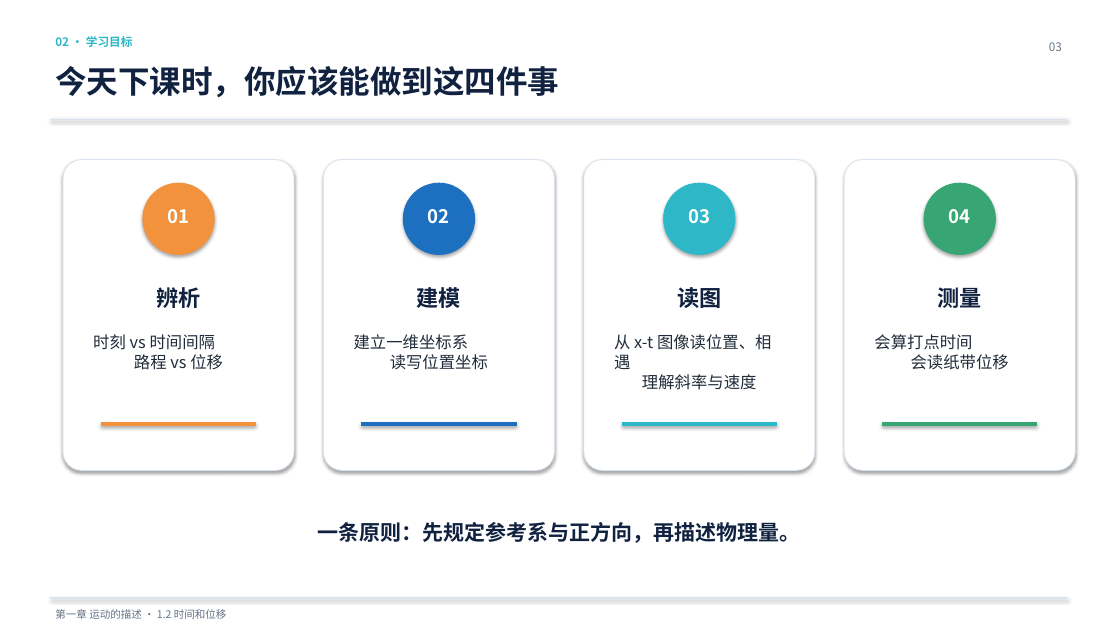
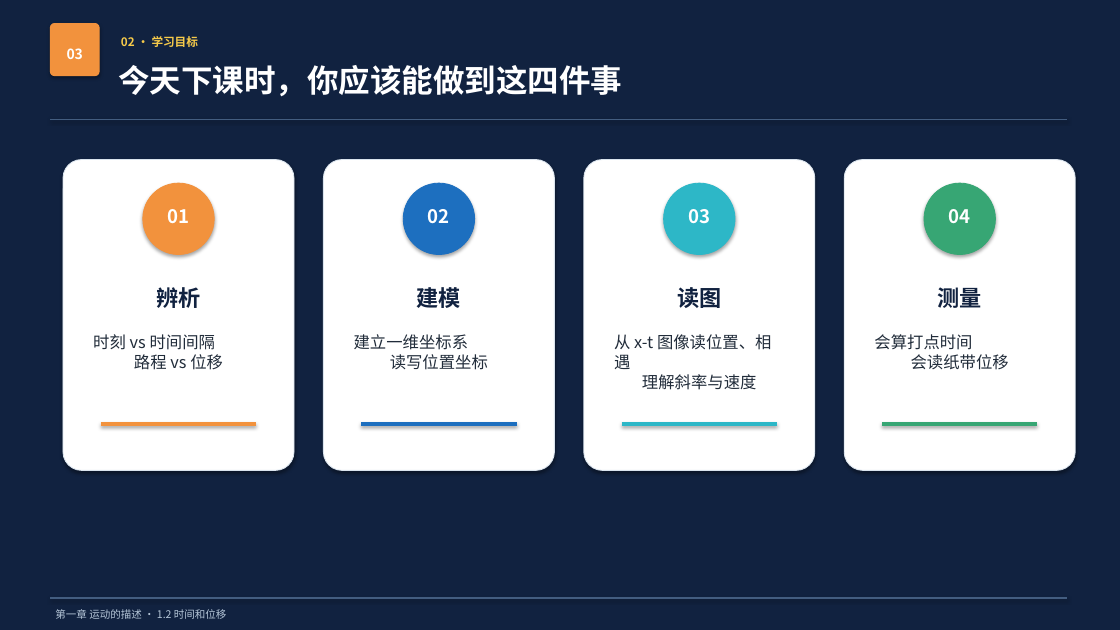
Before and after one commit to sanxFlower/physics, a slide deck: slide 3 of 高中物理/光谷二高/26级-高一/1.2 时间位移/1.2时间位移_开学第一课.pptx. Drawn at 1120x630 pixels with LibreOffice and Linux fonts; fonts in the diff are those of the drawing. Boxes give left, top, right and bottom in pixels: in the first picture for what was removed or moved away, otherwise in the second. Text is boxed around its words. In the diff, an @@ line names an element or a change of style, - is before the commit and + after.

```diff
--- a/高中物理/光谷二高/26级-高一/1.2 时间位移/1.2时间位移_开学第一课.pptx
+++ b/高中物理/光谷二高/26级-高一/1.2 时间位移/1.2时间位移_开学第一课.pptx
@@ background #FFFFFF to #112240 @@
@@ rounded rectangle added at <box>50,24,99,76</box>, fill #F2923D, outline #F2923D 0.75 pt @@
@@ text "02 · 学习目标": place and size @@
-text "02 · 学习目标" at <box>55,36,133,47</box>
+text "02 · 学习目标" at <box>121,36,199,47</box>
@@ text "02 · 学习目标" at <box>121,36,199,47</box>: text colour #2DB7C7 to #F7CB4A @@
@@ text "03": place and size @@
-text "03" at <box>1049,42,1062,51</box>
+text "03" at <box>67,48,83,59</box>
@@ text "03" at <box>67,48,83,59</box>: size 10 to 12 pt, text colour #647485 to #FFFFFF, bold on; alignment right to centre @@
@@ text "今天下课时，你应该能做到这四件事": place and size @@
-text "今天下课时，你应该能做到这四件事" at <box>55,66,559,97</box>
+text "今天下课时，你应该能做到这四件事" at <box>118,65,622,96</box>
@@ text "今天下课时，你应该能做到这四件事" at <box>118,65,622,96</box>: text colour #112240 to #FFFFFF @@
@@ line (50, 119) - (1067, 119): stroke #DAE4EE 1 pt to #435D80 1 pt @@
@@ text removed at <box>317,522,800,543</box> @@
-一条原则：先规定参考系与正方向，再描述物理量。
@@ line (50, 598) - (1067, 598): stroke #DAE4EE 1 pt to #435D80 1 pt @@
@@ text "第一章 运动的描述 · 1.2 时间和位移" at <box>55,609,227,619</box>: text colour #647485 to #B4C5D7 @@
```
Also in this commit, not shown: 19 other slides changed, 8 other files.
